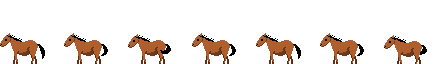
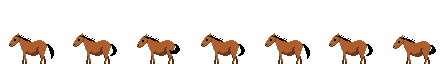
Revision of a layered 448px x 64px image; what changed, layer by layer:
renamed "pony_idle.png" to "Frames", painted on it over (x1=0, y1=33, x2=436, y2=64)
